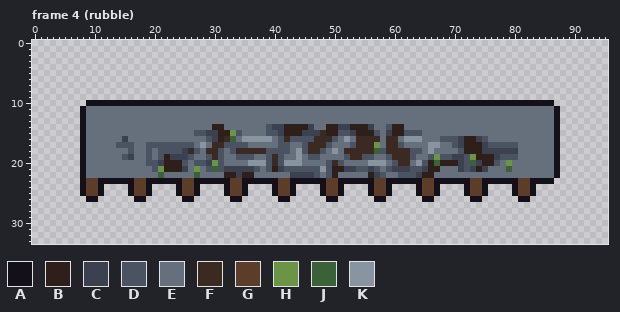
Pixel-art file -- art/structures/fence.aseprite. That is the earlier state.
96x34 pixels, 4 frames. Colours within 5 levels of each other are drawn and written as one. Shown: frame 4 (rubble). The commit also changed other frames, which this record leaves out.
Palette (. is transparent): A #14101a  B #2e1f1a  C #3c414f  D #4a5361  E #66707d  F #3b2a22  G #5c3d2a  H #6b9447  J #3b6138  K #8994a1
Pixels before, frame 4 (rubble) (only the part around the change), first column x 4:
 2 ..........................................................................................
 3 ..........................................................................................
 4 ..........................................................................................
 5 ..........................................................................................
 6 ..........................................................................................
 7 ..........................................................................................
 8 ..........................................................................................
 9 ..........................................................................................
10 .....AAAAAAAAAAAAAAAAAAAAAAAAAAAAAAAAAAAAAAAAAAAAAAAAAAAAAAAAAAAAAAAAAAAAAAAAAAAAAA.......
11 ....AEEEEEEEEEEEEEEEEEEEEEEEEEEEEEEEEEEEEEEEEEEEEEEEEEEEEEEEEEEEEEEEEEEEEEEEEEEEEEEA......
12 ....AEEEEEEEEEEEEEEEEEEEEEEEEEEEEEEEEEEEEEEEEEEEEEEEEEEEEEEEEEEEEEEEEEEEEEEEEEEEEEEA......
13 ....AEEEEEEEEEEEEEEEEEEEEEEEEEEEEEEEEEEEEEEEEEEEEEEEEEEEEEEEEEEEEEEEEEEEEEEEEEEEEEEA......
14 ....AEEEEEEEEEEEEEEEEEEEEEBBEEEEEEEDCCBBBBCEEBBCCBBBCEEDBBEEEEEEEEEEEEEEEEEEEEEEEEEA......
15 ....AEEEEEEEEEEEEEEEEEEDDCCBBHDEEEEDDCBBBCCCFBBDDCBBBDECBBDDDEEEEEEEEEEEEEEEEEEEEEEA......
16 ....AEEEEEECEEEEEEEEEEEEEDCBFJEKKKKKEDFDDDDFFFDEKEFFFFEFFEKKKEEEDDDCBBCDEEEEEEEEEEEA......
17 ....AEEEEEDDDEEDDDDDDDDEKEFFDDDDEEEEEDDEEDFFFDEEEDFFFHEFFDEEEEKKEEDCBBBCDDDDDEEEEEEA......
18 ....AEEEEEEEDEEDEDDDDCFDEFFDEDFFFFFDDDDEKDFFDEKEFFFFFJDFFFFDDEKEEEEDBBBCCCCCCEEEEEEA......
19 ....AEEEEEEDCEEDEDBCCCDEEDFDEEDDDEEDFDEEKEDDEEEEDFFDDEEDFFFDEEDHDDCCDHBBBCDDDEEEEEEA......
20 ....AEEEEEEEEEEDDCBBBDEDDCHDEEEEKKKDFDKKKEEEEDFDEEEEKKKEDFFEKDBJBBBCDJCBBDEHEEEEEEEA......
21 ....AEEEEEEEEEEEDHBBBCEHEDJDCCCCCDEDBCDDDDDDKDBBCCDDCDEDCCCDDCBBEEECDCBCEEEJEEEEEEEA......
22 ....AEEEEEEEEEEEEJEEEEEJEEEEBBCBBEEEEEECCCCDEDBEEEEEBCDEEDDDCBBEEEEEEEEEEEEEEEEEEEEA......
23 ....AGGAAAAAAGGAAAAAAGGAAAAAAGGAAAAAAGGAAAAAAGGAAAAAAGGAAAAAAGGAAAAAAGGAAAAAAGGAAAA.......
24 ....AGGA....AGGA....AGGA....AGGA....AGGA....AGGA....AGGA....AGGA....AGGA....AGGA..........
25 ....AGGA....AGGA....AGGA....AGGA....AGGA....AGGA....AGGA....AGGA....AGGA....AGGA..........
26 .....AA......AA......AA......AA......AA......AA......AA......AA......AA......AA...........
27 ..........................................................................................
28 ..........................................................................................
29 ..........................................................................................
30 ..........................................................................................
31 ..........................................................................................
32 ..........................................................................................
33 ..........................................................................................
Once edited:
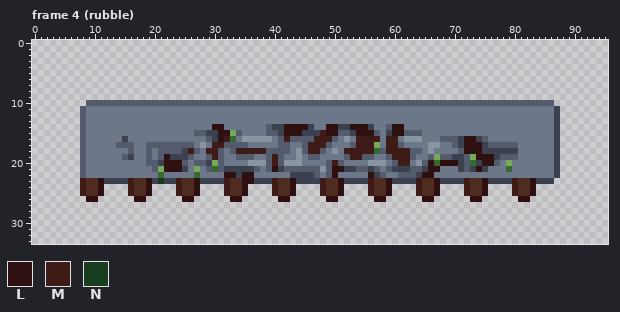
Colours new in this view: L #2f1011  M #3f1b17  N #193e1f
Edits made:
colour D: #4a5361 -> #545b6d
colour E: #66707d -> #6c7789
colour G: #5c3d2a -> #4f2b20
colour H: #6b9447 -> #77a95a
colour J: #3b6138 -> #376830
Frame 4 (rubble):
y 10: x 9..86 AAAAAAAAAAAAAAAAAAAAAAAAAAAAAAAAAAAAAAAAAAAAAAAAAAAAAAAAAAAAAAAAAAAAAAAAAAAAAA -> DDDDDDDDDDDDDDDDDDDDDDDDDDDDDDDDDDDDDDDDDDDDDDDDDDDDDDDDDDDDDDDDDDDDDDDDDDDDDD
y 11..13: x 8 A -> D; x 87 A -> C
y 14: x 8 A -> D; x 30..31 BB -> LL; x 42..45 BBBB -> LLLL; x 49..50 BB -> LL; x 53..55 BBB -> LLL; x 60..61 BB -> LL; x 87 A -> C
y 15: x 8 A -> D; x 31..32 BB -> LL; x 42..44 BBB -> LLL; x 48..50 FBB -> MLL; x 54..56 BBB -> LLL; x 60..61 BB -> LL; x 87 A -> C
y 16: x 8 A -> D; x 31..32 BF -> LM; x 42 F -> M; x 47..49 FFF -> MMM; x 54..57 FFFF -> MMMM; x 59..60 FF -> MM; x 72..73 BB -> LL; x 87 A -> C
y 17: x 8 A -> D; x 30..31 FF -> MM; x 46..48 FFF -> MMM; x 54..56 FFF -> MMM; x 59..60 FF -> MM; x 72..74 BBB -> LLL; x 87 A -> C
y 18: x 8 A -> D; x 26 F -> M; x 29..30 FF -> MM; x 34..38 FFFFF -> MMMMM; x 46..47 FF -> MM; x 52..56 FFFFF -> MMMMM; x 59..62 FFFF -> MMMM; x 72..74 BBB -> LLL; x 87 A -> C
y 19: x 8 A -> D; x 22 B -> L; x 30 F -> M; x 40 F -> M; x 53..54 FF -> MM; x 60..62 FFF -> MMM; x 74..76 BBB -> LLL; x 87 A -> C
y 20: x 8 A -> D; x 22..24 BBB -> LLL; x 40 F -> M; x 50 F -> M; x 61..62 FF -> MM; x 66 B -> L; x 68..70 BBB -> LLL; x 75..76 BB -> LL; x 87 A -> C
y 21: x 8 A -> D; x 22..24 BBB -> LLL; x 40 B -> L; x 50..51 BB -> LL; x 66..67 BB -> LL; x 74 B -> L; x 87 A -> C
y 22: x 8 A -> D; x 32..33 BB -> LL; x 35..36 BB -> LL; x 50 B -> L; x 56 B -> L; x 65..66 BB -> LL; x 87 A -> C
y 23: x 8 A -> M; x 11..16 AAAAAA -> LCCCCM; x 19..24 AAAAAA -> LCNCCM; x 27..32 AAAAAA -> LCCCCM; x 35..40 AAAAAA -> LLCCCM; x 43..48 AAAAAA -> LCCCCM; x 51..56 AAAAAA -> LCCCCM; x 59..64 AAAAAA -> LCCCCM; x 67..72 AAAAAA -> LCCCCM; x 75..80 AAAAAA -> LCCCCM; x 83..86 AAAA -> LCCC
y 24..25: x 8 A -> M; x 11 A -> L; x 16 A -> M; x 19 A -> L; x 24 A -> M; x 27 A -> L; x 32 A -> M; x 35 A -> L; x 40 A -> M; x 43 A -> L; x 48 A -> M; x 51 A -> L; x 56 A -> M; x 59 A -> L; x 64 A -> M; x 67 A -> L; x 72 A -> M; x 75 A -> L; x 80 A -> M; x 83 A -> L
y 26: x 9..10 AA -> LL; x 17..18 AA -> LL; x 25..26 AA -> LL; x 33..34 AA -> LL; x 41..42 AA -> LL; x 49..50 AA -> LL; x 57..58 AA -> LL; x 65..66 AA -> LL; x 73..74 AA -> LL; x 81..82 AA -> LL
Boxes around the changes in both pictures, in picture pixels (x1, y1, x2, y2):
changed: (80, 100, 560, 202)
